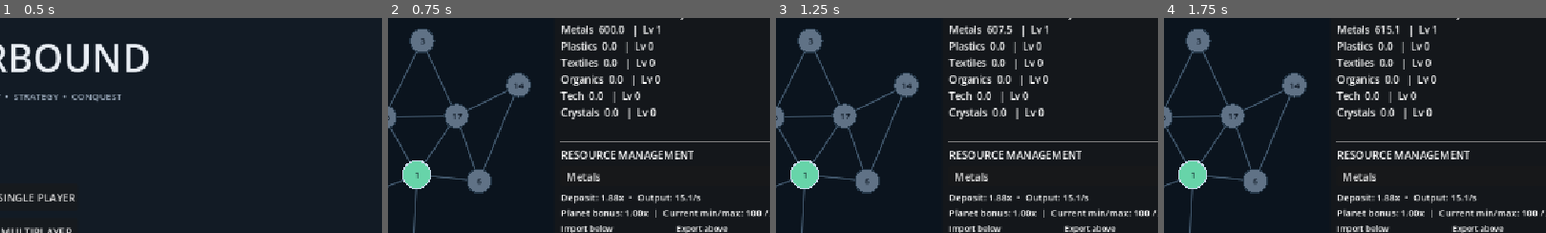
Above: before the commit, frames 1-4 (left to right).
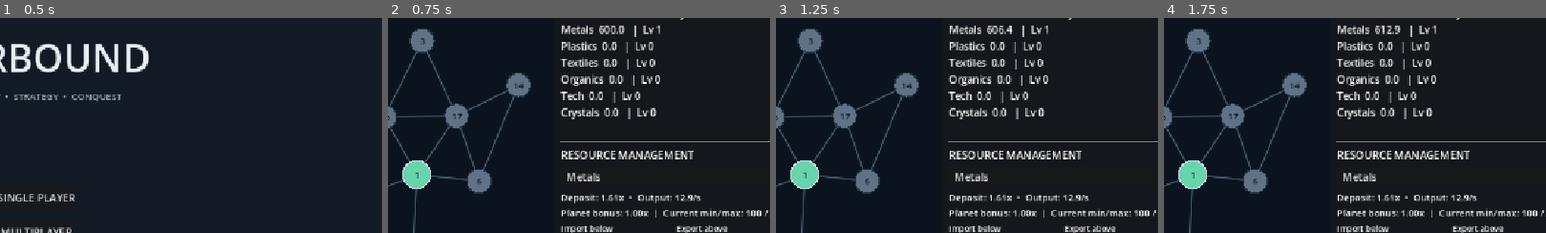
Above: after the commit, the same moments.

Repository: Allumnium/krangblade
Game: Godot game, scene res://scenes/main.tscn
Two runs of this game, one before a commit and one after it. Both use one fixed random seed, a clock stepped at 60 frames per second and the inputs below.
Inputs:
- Up to frame 1 (0.5 s): no input
- Up to frame 2 (0.75 s): click "SINGLE PLAYER" at 0.5 s
- Up to frame 3 (1.25 s): no input
- Up to frame 4 (1.75 s): click "Shipyard 1 / Level 1" at 1.25 s
The pictures show only the part of the screen within x 45-95%, y 18-68%; the shares and areas given below are measured in that part.

Frame 1 is identical in both runs. In frame 2, 0.1% of the frame differs, in the area x 57-80%, y 82-86%; in frame 3, 0.2%, in the area x 57-80%, y 3-86%; in frame 4, 0.2%.

Commit message:
Validate multiplayer economy synchronization and remove obsolete radial rules

Diff:
--- a/scripts/economy_rules.gd
+++ b/scripts/economy_rules.gd
@@ -26,7 +26,10 @@
         var stock: Dictionary = empty_stock()
         var levels: Dictionary = empty_stock()
         var abundance: Dictionary = {}
-        var bonuses: Dictionary = {"Organics": rng.randf_range(1.0, 1.8), "Crystals": rng.randf_range(1.0, 1.8)}
+        var bonuses: Dictionary = {"Organics": 1.0, "Crystals": 1.0}
+        for resource in ["Organics", "Crystals"]:
+            if rng.randf() < 0.5:
+                bonuses[resource] = rng.randf_range(1.1, 1.8)
         var thresholds: Dictionary = {}
         for resource in RESOURCES:
             thresholds[resource] = {"min": 100.0, "max": 200.0}
@@ -238,8 +241,11 @@
                 continue
             var id: int = int(item["id"])
             if id == int(yard["job"]):
-                chosen = item
-                break
+                if _possible(p, item) > EPS:
+                    chosen = item
+                    break
+                assigned.erase(id)
+                yard["job"] = -1
             if int(yard["job"]) == -1 and not assigned.has(id) and _possible(p, item) > EPS:
                 chosen = item
                 break
--- a/scripts/lobby_rules.gd
+++ b/scripts/lobby_rules.gd
@@ -1,7 +1,6 @@
 extends RefCounted
-## Pure logic for lobby readiness, team assignments, load barrier and captures.
+## Pure logic for lobby readiness, team assignments, and load barrier.
 const MAX_PLAYERS: int = 8
-const MAP_NODE_COUNT: int = 17
 
 static func valid_team(team: int) -> bool:
     return team >= 1 and team <= MAX_PLAYERS
@@ -38,38 +37,3 @@
         if not bool(loaded.get(id, false)):
             return false
     return true
-
-static func starting_owners(players: Dictionary) -> Array[int]:
-    var owners: Array[int] = []
-    owners.resize(MAP_NODE_COUNT)
-    owners.fill(0)
-    var peers: Array[int] = ordered_peers(players)
-    for seat in range(mini(peers.size(), MAX_PLAYERS)):
-        var item: Dictionary = players[peers[seat]]
-        owners[seat] = int(item.get("team", 0))
-    return owners
-
-static func linked(a: int, b: int) -> bool:
-    if a < 0 or b < 0 or a >= MAP_NODE_COUNT or b >= MAP_NODE_COUNT or a == b:
-        return false
-    if a == 16:
-        return b >= 8 and b < 16
-    if b == 16:
-        return a >= 8 and a < 16
-    if a < 8 and b >= 8:
-        return a == b - 8
-    if b < 8 and a >= 8:
-        return b == a - 8
-    if (a < 8) != (b < 8):
-        return false
-    return (a + 1) % 8 == b % 8 or (b + 1) % 8 == a % 8
-
-static func can_capture(owners: Array[int], team: int, node: int) -> bool:
-    if not valid_team(team) or owners.size() != MAP_NODE_COUNT:
-        return false
-    if node < 0 or node >= owners.size() or owners[node] != 0:
-        return false
-    for other in range(owners.size()):
-        if owners[other] == team and linked(other, node):
-            return true
-    return false
--- a/tests/lobby_rules_test.gd
+++ b/tests/lobby_rules_test.gd
@@ -16,10 +16,6 @@
         for index in range(teams.size()):
             players[index + 1] = {"team": teams[index], "ready": true}
         assert(RULES.can_start(players))
-        var owners: Array[int] = RULES.starting_owners(players)
-        assert(owners.size() == 17)
-        for index in range(8):
-            assert(owners[index] == teams[index])
         var loaded: Dictionary = {1: true}
         assert(not RULES.all_loaded(players, loaded))
         for id in players.keys():
@@ -33,11 +29,6 @@
                 assert(not bool(players[id]["ready"]))
     var coop: Dictionary = {1: {"ready": true, "team": 1}, 5: {"ready": true, "team": 1}}
     assert(RULES.can_start(coop))
-    var territory: Array[int] = RULES.starting_owners(coop)
-    assert(territory[0] == 1 and territory[1] == 1)
-    assert(RULES.can_capture(territory, 1, 8))
-    assert(not RULES.can_capture(territory, 2, 8))
-    assert(not RULES.can_capture(territory, 1, 16))
-    assert(not RULES.can_capture(territory, 1, 0))
-    print("PASS: 2-8 teams, ready reset, load barrier, and team captures")
+    assert(RULES.ordered_peers(coop) == [1, 5])
+    print("PASS: 2–8 teams, readiness and load barrier")
     quit(0)
--- a/tests/network_smoke.gd
+++ b/tests/network_smoke.gd
@@ -10,6 +10,7 @@
 var ready_sent: bool = false
 var saw_loading: bool = false
 var mode: String = "normal"
+const MAP = preload("res://scripts/planet_map.gd")
 
 func _initialize() -> void:
     call_deferred("_begin")
@@ -72,14 +73,17 @@
             _fail("Wrong roster size in match: %d" % roster.size())
             return
         var owners: Array[int] = session.get("owners")
-        if owners.size() != 17:
+        if owners.size() != MAP.COUNT:
             _fail("Wrong territory count.")
             return
+        if mode == "normal":
+            call_deferred("_queue_test_ship")
+            create_timer(1.5).timeout.connect(_check_economy_sync)
         if role == "host":
             if mode == "host-leave":
                 create_timer(1.0).timeout.connect(func() -> void: session.call("leave_session"))
             else:
-                create_timer(1.0).timeout.connect(func() -> void: session.call("return_to_lobby"))
+                create_timer(2.5).timeout.connect(func() -> void: session.call("return_to_lobby"))
     elif phase == "lobby" and saw_loading and not finishing:
         if (mode == "drop-loading" and role == "host") or (mode == "normal" and saw_match):
             finishing = true
@@ -100,6 +104,31 @@
         else:
             _fail("Connection closed before expected transition.")
 
+func _queue_test_ship() -> void:
+    var state: Dictionary = session.get("economy")
+    var self_id: int = session.multiplayer.get_unique_id()
+    for i in range((state["planets"] as Array).size()):
+        if int(state["planets"][i]["owner"]) == self_id:
+            session.call("request_operation", i, "ship")
+            return
+    _fail("No home planet for player.")
+
+func _check_economy_sync() -> void:
+    var state: Dictionary = session.get("economy")
+    var homes: int = 0
+    for planet in state.get("planets", []):
+        if bool(planet["home"]):
+            homes += 1
+            if (planet["queue"] as Array).size() != 1:
+                _fail("Missing replicated ship queue on a home planet.")
+                return
+            if float(planet["queue"][0]["progress"]) <= 0.0:
+                _fail("Shipyard progress did not synchronize.")
+                return
+    if homes != expected_players:
+        _fail("Wrong home planet count.")
+        return
+
 func _pass() -> void:
     print("PASS: network %s %d players (%s)" % [role, expected_players, mode])
     quit(0)
